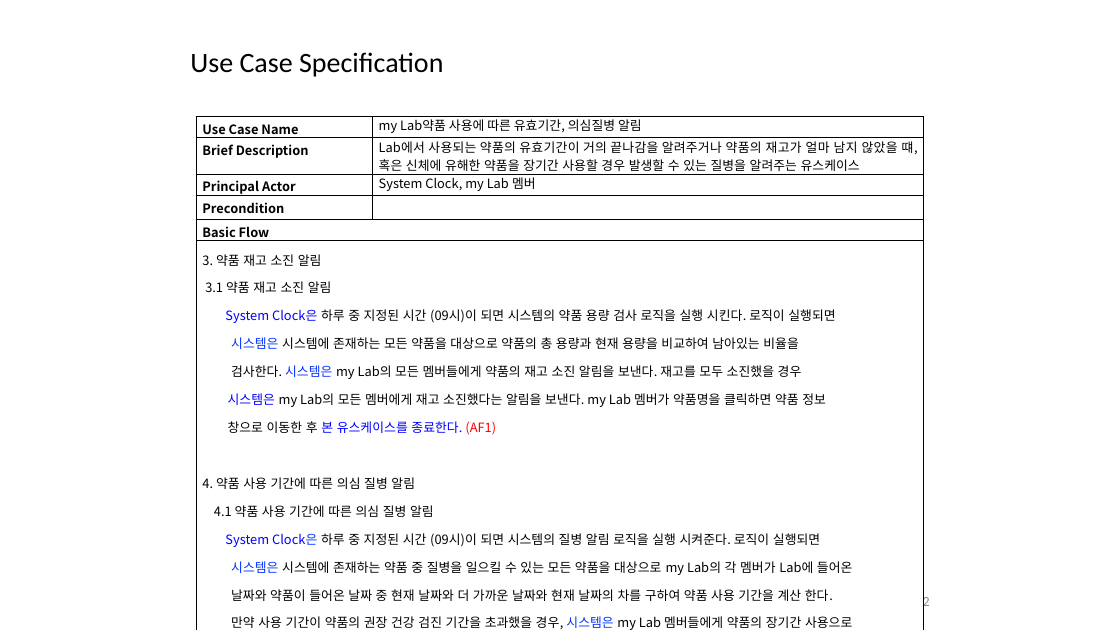
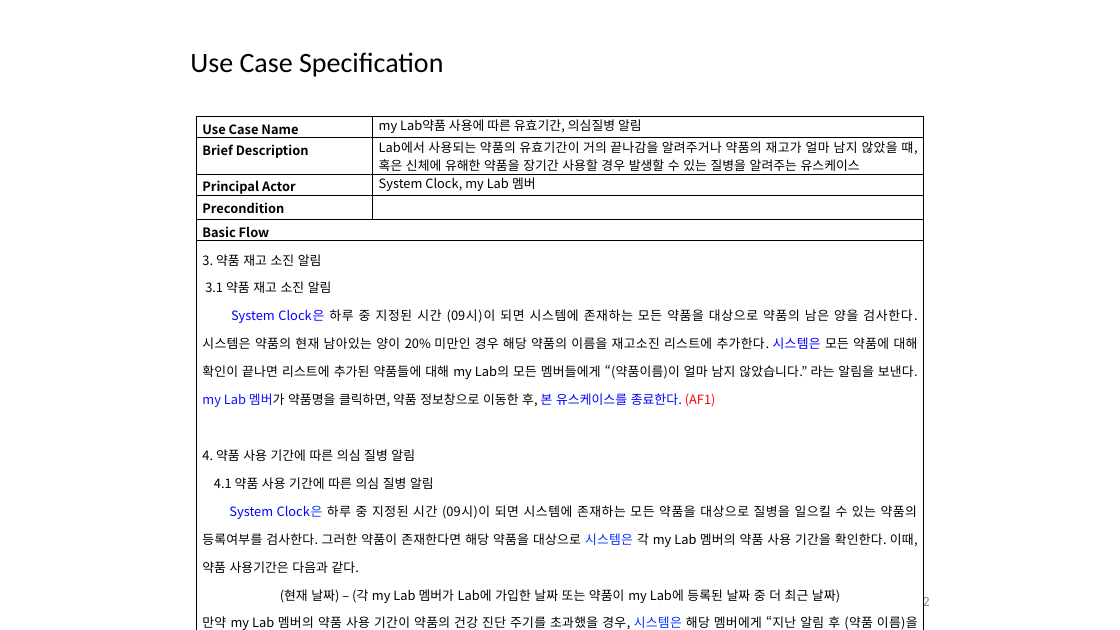
Before and after one commit to jisukim97/ChemicalManagementApplication, a slide deck: slide 2 of Document/4_수정중/Software Requirements Specification 1.0 (혁주 - 알림 usecase).pptx. Drawn at 1120x630 pixels with LibreOffice and Linux fonts; fonts in the diff are those of the drawing. Boxes give left, top, right and bottom in pixels: in the first picture for what was removed or moved away, otherwise in the second. Text is boxed around its words. In the diff, an @@ line names an element or a change of style, - is before the commit and + after.

```diff
--- a/Document/4_수정중/Software Requirements Specification 1.0 (혁주 - 알림 usecase).pptx
+++ b/Document/4_수정중/Software Requirements Specification 1.0 (혁주 - 알림 usecase).pptx
@@ table at [197, 117, 924, 630] @@
-row 6, column 1: 3. 약품 재고 소진 알림 / 3.1 약품 재고 소진 알림 / System Clock은 하루 중 지정된 시간 (09시)이 되면 시스템의 약품 용량 검사 로직을 실행 시킨다. 로직이 실행되면 / 시스템은 시스템에 존재하는 모든 약품을 대상으로 약품의 총 용량과 현재 용량을 비교하여 남아있는 비율을 / 검사한다. 시스템은 my Lab의 모든 멤버들에게 약품의 재고 소진 알림을 보낸다. 재고를 모두 소진했을 경우 / 시스템은 my Lab의 모든 멤버에게 재고 소진했다는 알림을 보낸다. my Lab 멤버가 약품명을 클릭하면 약품 정보 / 창으로 이동한 후 본 유스케이스를 종료한다. (AF1) / 4. 약품 사용 기간에 따른 의심 질병 알림 / 4.1 약품 사용 기간에 따른 의심 질병 알림 / System Clock은 하루 중 지정된 시간 (09시)이 되면 시스템의 질병 알림 로직을 실행 시켜준다. 로직이 실행되면 / 시스템은 시스템에 존재하는 약품 중 질병을 일으킬 수 있는 모든 약품을 대상으로 my Lab의 각 멤버가 Lab에 들어온 / 날짜와 약품이 들어온 날짜 중 현재 날짜와 더 가까운 날짜와 현재 날짜의 차를 구하여 약품 사용 기간을 계산 한다. / 만약 사용 기간이 약품의 권장 건강 검진 기간을 초과했을 경우, 시스템은 my Lab 멤버들에게 약품의 장기간 사용으로 / 인한 질병 발생의 가능성을 알려주는 알림을 발생 시킨다. my Lab 멤버가 약품명을 클릭하면 약품 정보창으로 이동한 / 후 본 유스케이스를 종료한다. (AF2)
+row 6, column 1: 3. 약품 재고 소진 알림 / 3.1 약품 재고 소진 알림 / System Clock은 하루 중 지정된 시간 (09시)이 되면 시스템에 존재하는 모든 약품을 대상으로 약품의 남은 양을 검사한다. 시스템은 약품의 현재 남아있는 양이 20% 미만인 경우 해당 약품의 이름을 재고소진 리스트에 추가한다. 시스템은 모든 약품에 대해 확인이 끝나면 리스트에 추가된 약품들에 대해 my Lab의 모든 멤버들에게 “(약품이름)이 얼마 남지 않았습니다.” 라는 알림을 보낸다. my Lab 멤버가 약품명을 클릭하면, 약품 정보창으로 이동한 후, 본 유스케이스를 종료한다. (AF1) / 4. 약품 사용 기간에 따른 의심 질병 알림 / 4.1 약품 사용 기간에 따른 의심 질병 알림 / System Clock은 하루 중 지정된 시간 (09시)이 되면 시스템에 존재하는 모든 약품을 대상으로 질병을 일으킬 수 있는 약품의 등록여부를 검사한다. 그러한 약품이 존재한다면 해당 약품을 대상으로 시스템은 각 my Lab 멤버의 약품 사용 기간을 확인한다. 이때, 약품 사용기간은 다음과 같다. / (현재 날짜) – (각 my Lab 멤버가 Lab에 가입한 날짜 또는 약품이 my Lab에 등록된 날짜 중 더 최근 날짜) / 만약 my Lab 멤버의 약품 사용 기간이 약품의 건강 진단 주기를 초과했을 경우, 시스템은 해당 멤버에게 “지난 알림 후 (약품 이름)을 사용한지 (사용기간)이 지났습니다. 특수 건강 진단을 받아야 합니다.“라는 알림을 보낸다. my Lab 멤버가 약품명을 클릭하면 약품 정보창으로 이동한 후 본 유스케이스를 종료한다. (AF2)
```
Also in this commit, not shown: 2 other slides changed, 3 other files.
